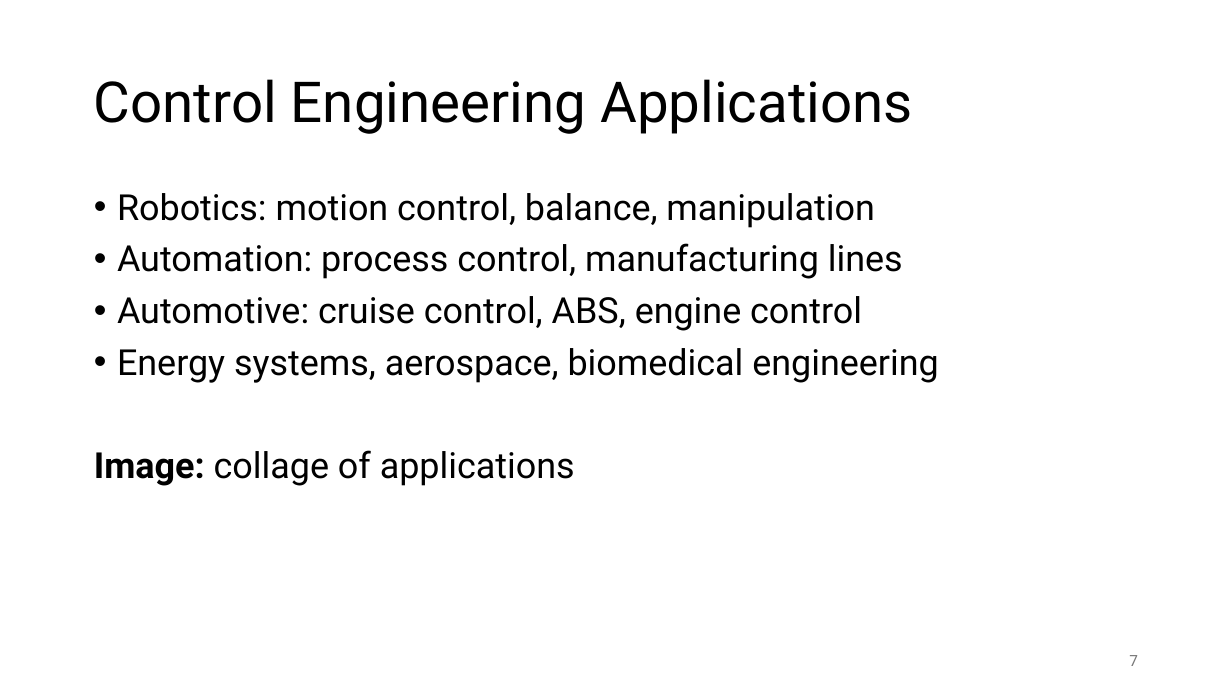
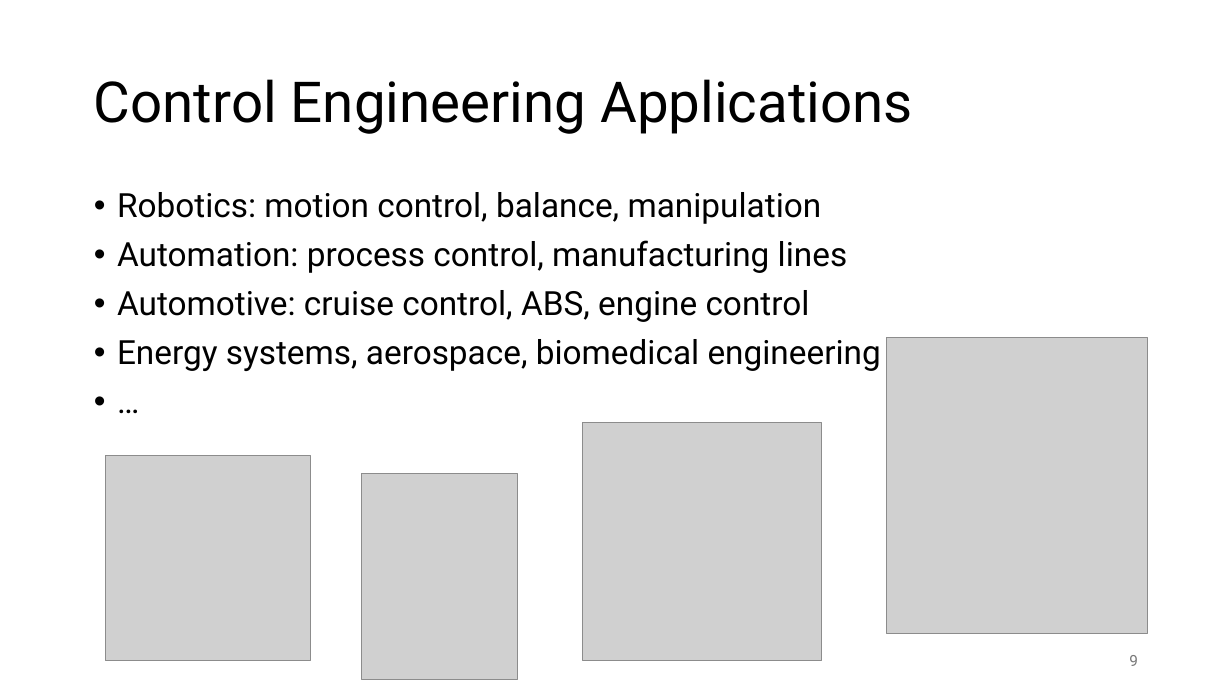
Before and after one commit to FelixWick/control_engineering, a slide deck: slide 9 of slides/0_intro.pptx (slide 7 before the commit). Drawn at 1232x693 pixels with LibreOffice and Linux fonts; fonts in the diff are those of the drawing; grey boxes stand for pictures. Boxes give left, top, right and bottom in pixels: in the first picture for what was removed or moved away, otherwise in the second. Text is boxed around its words. In the diff, an @@ line names an element or a change of style, - is before the commit and + after.

```diff
--- a/slides/0_intro.pptx
+++ b/slides/0_intro.pptx
@@ text at <box>117,192,881,371</box>: size 28 to 26 pt @@
@@ picture added at <box>886,337,1147,634</box> @@
@@ picture added at <box>583,422,822,661</box> @@
@@ text at <box>94,450,575,486</box>: text changed; size 28 to 26 pt @@
-Image: collage of applications
+• …
@@ picture added at <box>105,456,311,661</box> @@
@@ picture added at <box>362,474,518,679</box> @@
@@ page number at <box>1129,655,1138,666</box>: text changed @@
-7
+9
```
Also in this commit, not shown: 7 other slides changed, 2 slides added, 1 other file.
